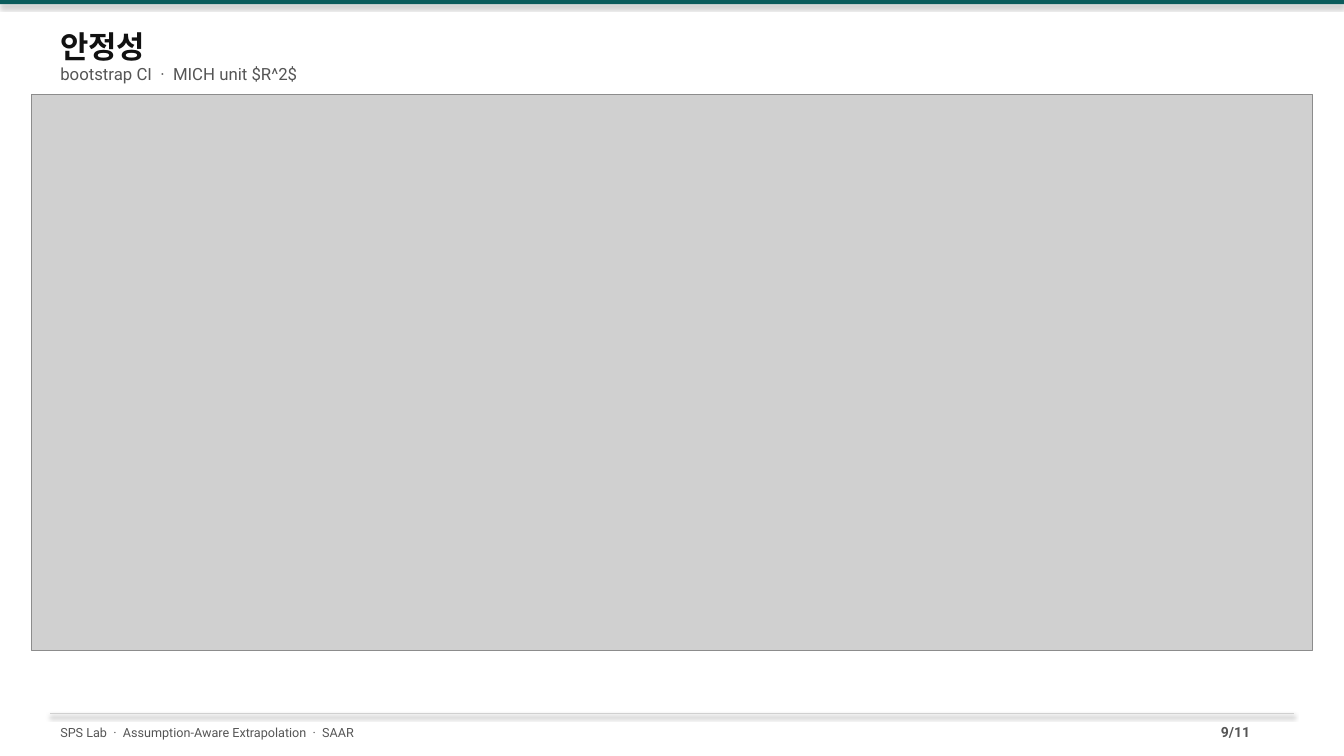
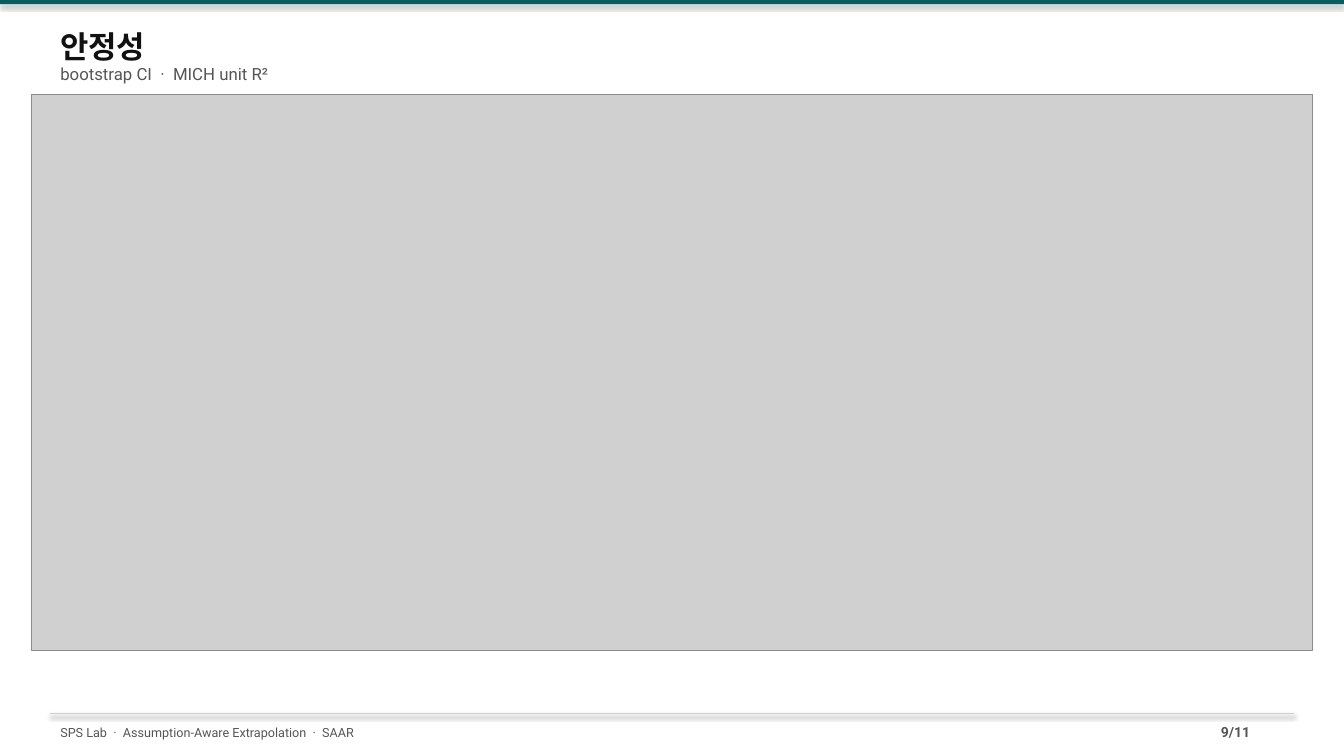
Before and after one commit to amumujs-create/pp_pae_total, a slide deck: slide 9 of output/PP_Research_Detailed_v2.pptx. Drawn at 1344x756 pixels with LibreOffice and Linux fonts; fonts in the diff are those of the drawing; grey boxes stand for pictures. Boxes give left, top, right and bottom in pixels: in the first picture for what was removed or moved away, otherwise in the second. Text is boxed around its words. In the diff, an @@ line names an element or a change of style, - is before the commit and + after.

```diff
--- a/output/PP_Research_Detailed_v2.pptx
+++ b/output/PP_Research_Detailed_v2.pptx
@@ text at [60,67,268,84]: text changed @@
-bootstrap CI · MICH unit $R^2$
+bootstrap CI · MICH unit R²
```
Also in this commit, not shown: 3 other slides changed, 3 other files.
